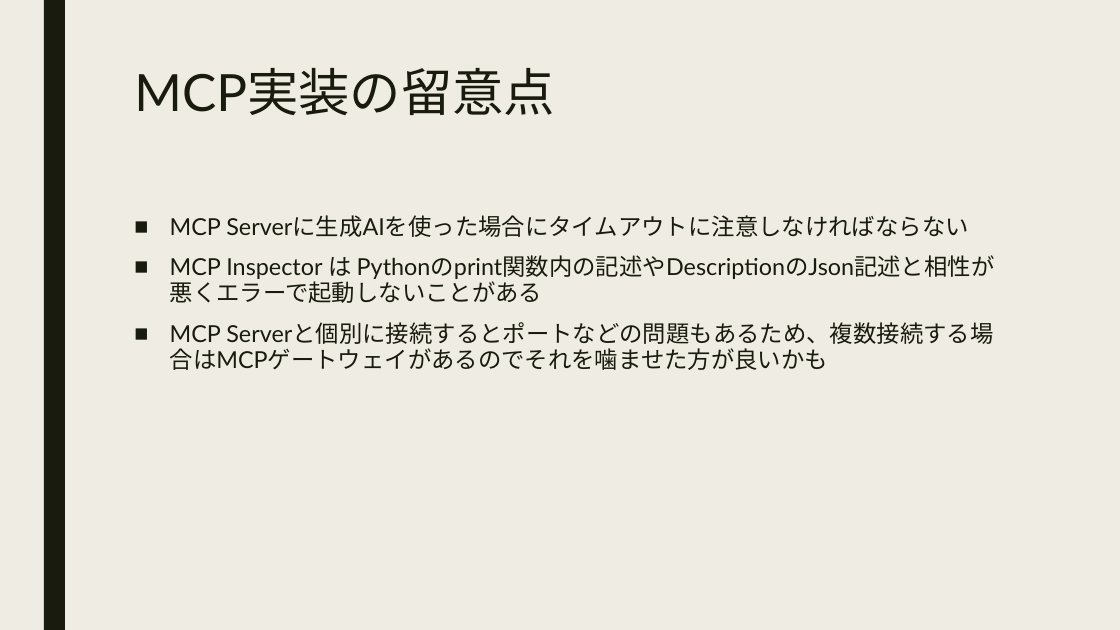
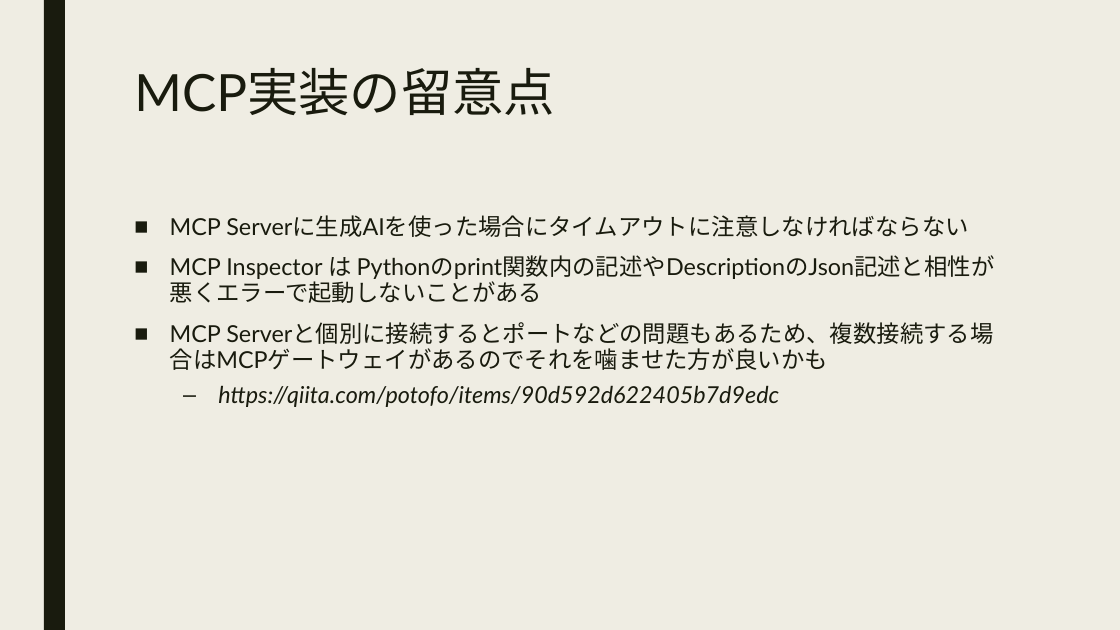
Before and after one commit to ktsuchida11/AIWorkshop202507, a slide deck: slide 13 of AIエージェント作成7.pptx. Drawn at 1120x630 pixels with LibreOffice and Linux fonts; fonts in the diff are those of the drawing. Boxes give left, top, right and bottom in pixels: in the first picture for what was removed or moved away, otherwise in the second. Text is boxed around its words. In the diff, an @@ line names an element or a change of style, - is before the commit and + after.

```diff
--- a/AIエージェント作成7.pptx
+++ b/AIエージェント作成7.pptx
@@ text at (218, 385, 779, 407): paragraph added @@
+  – https://qiita.com/potofo/items/90d592d622405b7d9edc
```
Also in this commit, not shown: 1 other slide changed.
